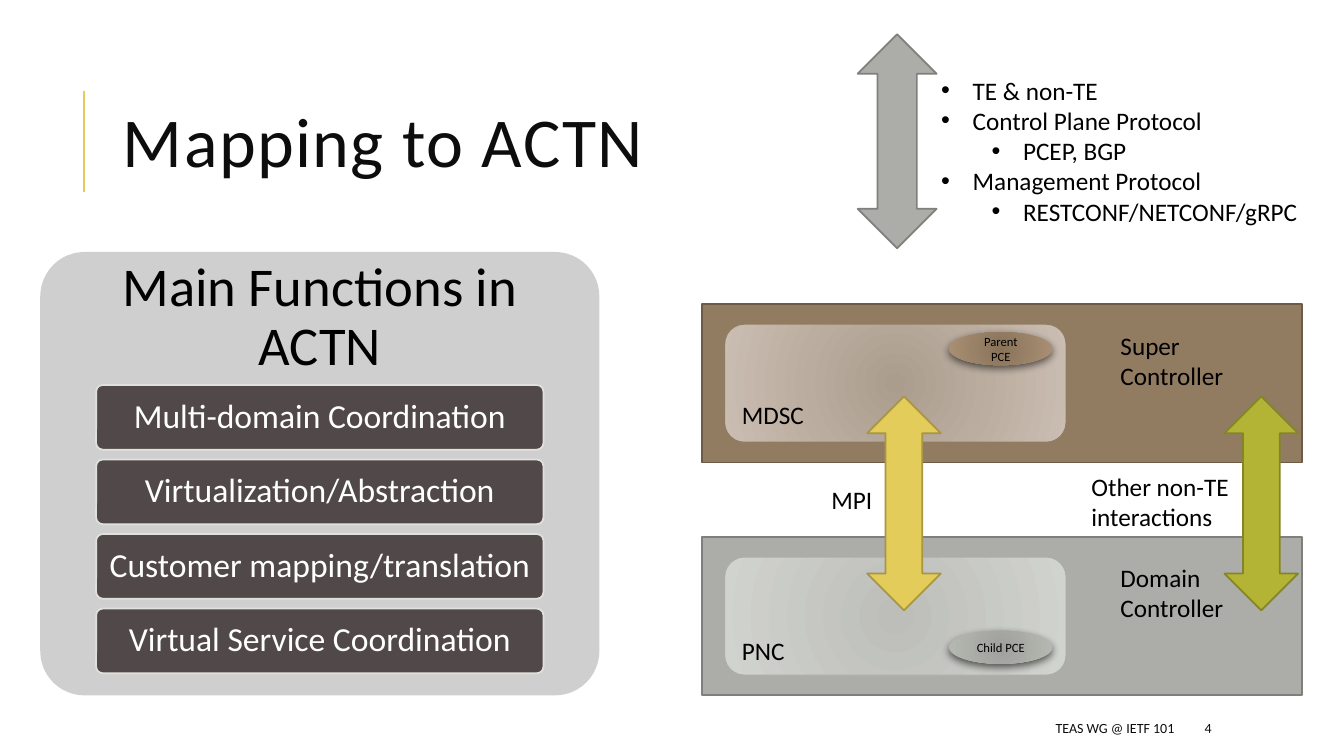
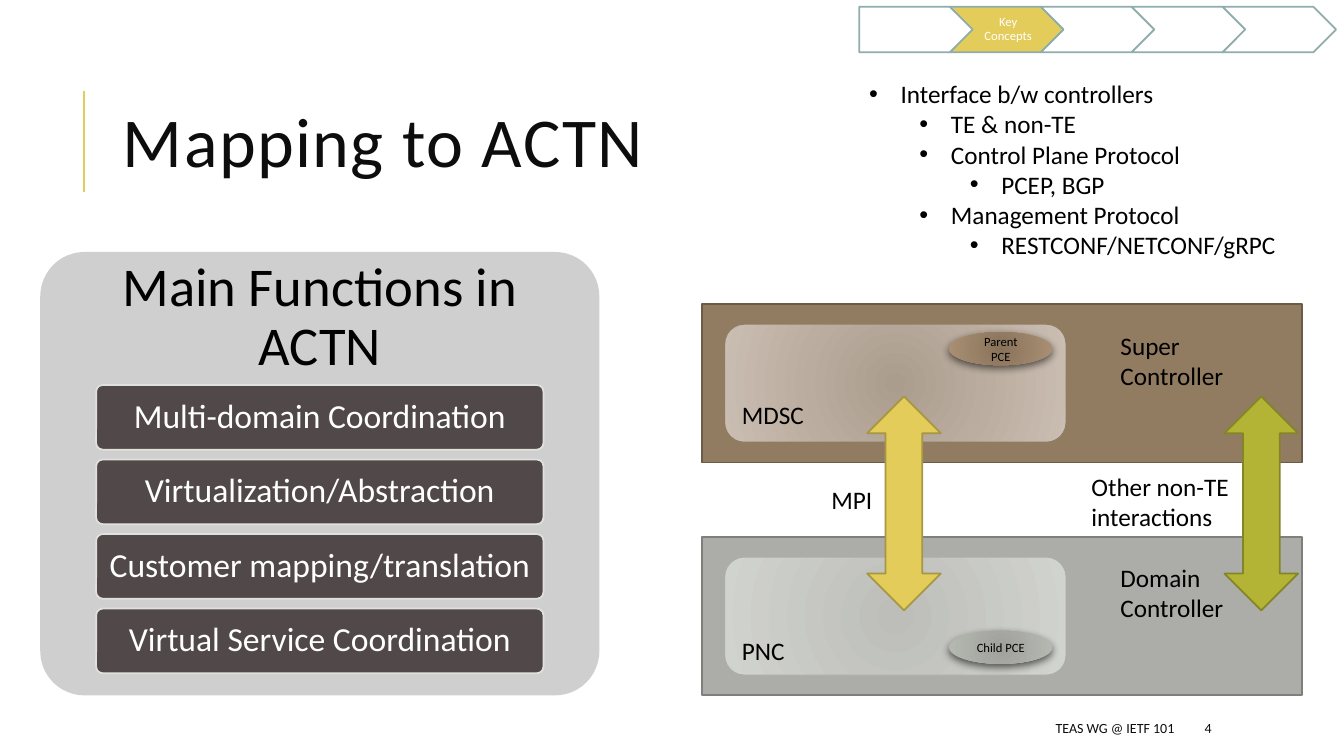
Before and after one commit to dhruvdhody-huawei/101, a slide deck: slide 4 of draft-li-teas-hierarchy-ip-controllers.pptx. Drawn at 1344x756 pixels with LibreOffice and Linux fonts; fonts in the diff are those of the drawing. Boxes give left, top, right and bottom in pixels: in the first picture for what was removed or moved away, otherwise in the second. Text is boxed around its words. In the diff, an @@ line names an element or a change of style, - is before the commit and + after.

```diff
--- a/draft-li-teas-hierarchy-ip-controllers.pptx
+++ b/draft-li-teas-hierarchy-ip-controllers.pptx
@@ group added at (x1=859, y1=7, x2=1337, y2=52): 4 chevrons, 1 pentagon arrow, 1 text @@
+Key Concepts
@@ up down arrow removed at (x1=858, y1=34, x2=937, y2=248) @@
@@ text "Interface b/w controllers" moved from (x1=973, y1=83, x2=1297, y2=226) to (x1=901, y1=85, x2=1275, y2=259) @@
@@ text at (x1=901, y1=85, x2=1153, y2=104): paragraph added @@
+• Interface b/w controllers
@@ text at (x1=951, y1=116, x2=1275, y2=259): list level 1 to 2 in "TE & non-TE"; list level 1 to 2 in "Control Plane Protocol"; list level 2 to 3 in "PCEP, BGP"; list level 1 to 2 in "Management Protocol"; list level 2 to 3 in "RESTCONF/NETCONF/gRPC" @@
```
Also in this commit, not shown: 9 other slides changed, 1 slide added, 1 other file.
